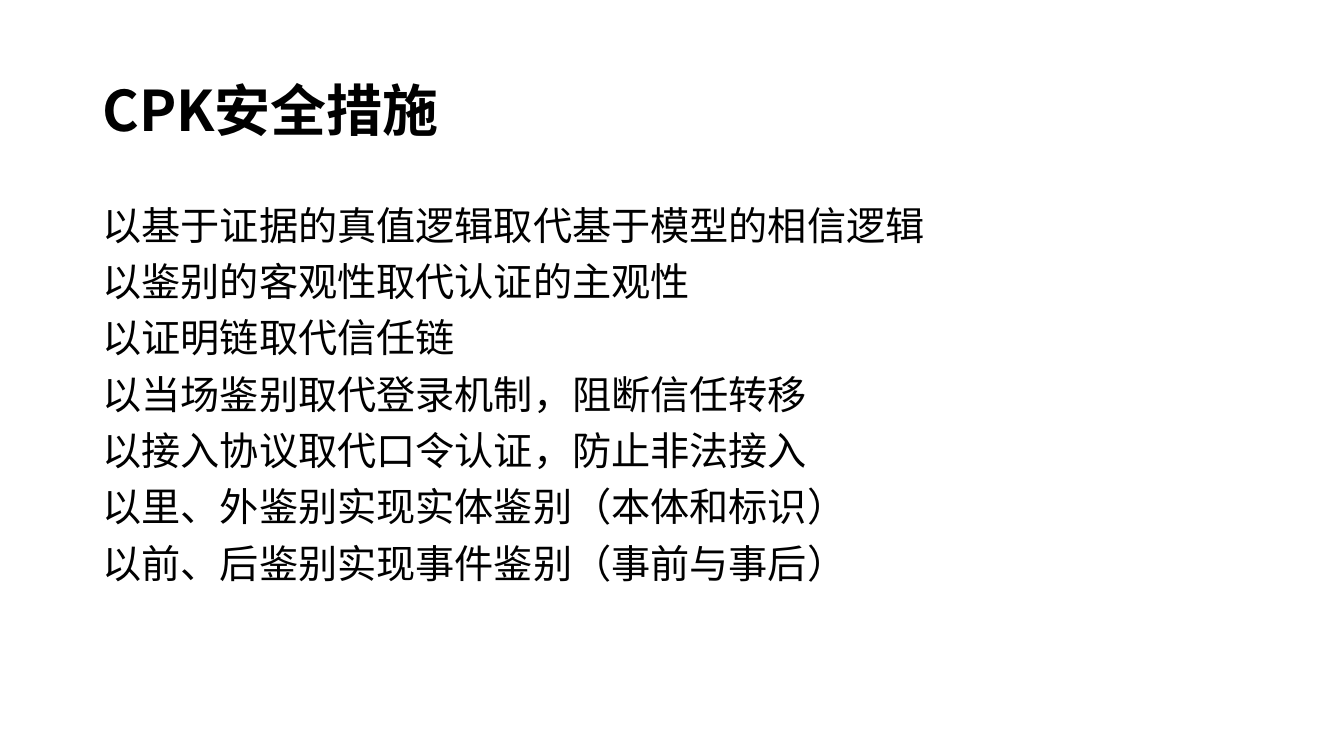
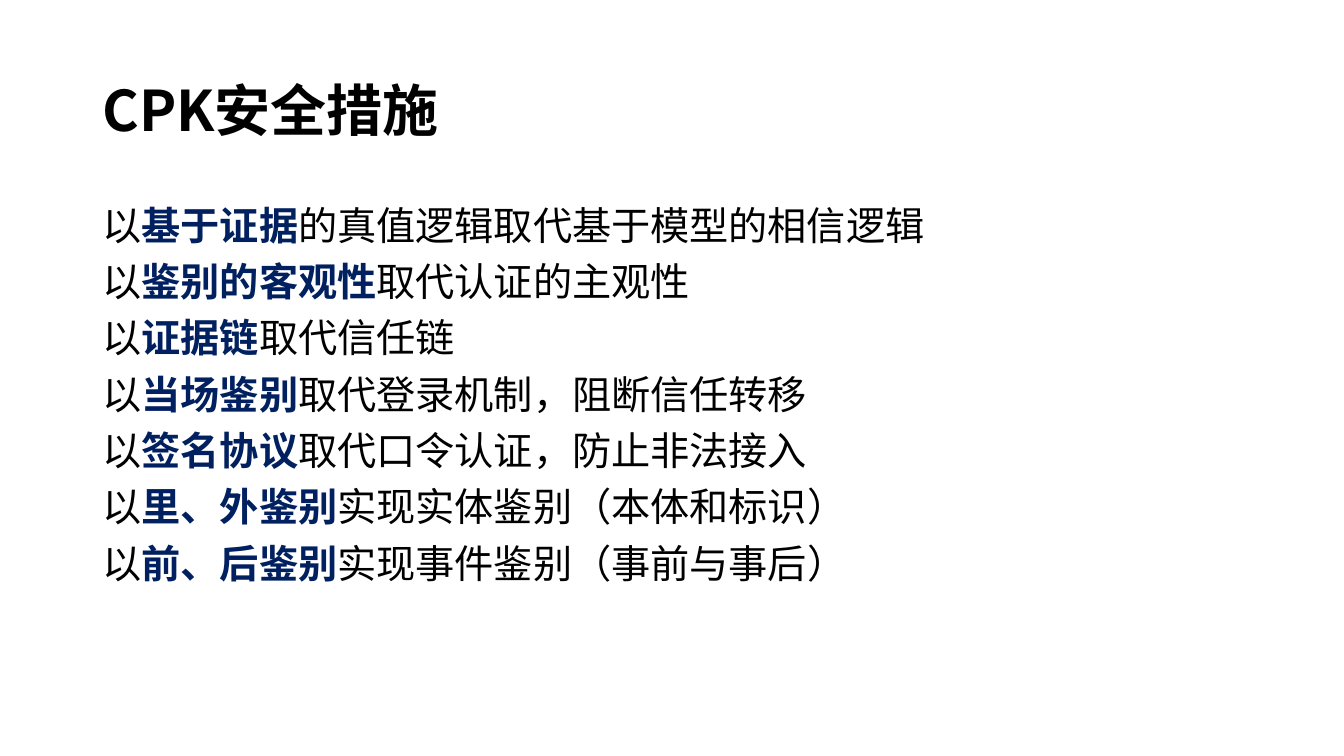
Before and after one commit to CombinedPublicKey/Website, a slide deck: slide 6 of slides/CPK系统(中).pptx. Drawn at 1344x756 pixels with LibreOffice and Linux fonts; fonts in the diff are those of the drawing. Boxes give left, top, right and bottom in pixels: in the first picture for what was removed or moved away, otherwise in the second. Text is boxed around its words. In the diff, an @@ line names an element or a change of style, - is before the commit and + after.

```diff
--- a/slides/CPK系统(中).pptx
+++ b/slides/CPK系统(中).pptx
@@ text at (102,206,924,582): text colour #000000 to #002060, bold on in "以基于证据的真值逻辑取代基于模型的相信逻辑", "以鉴别的客观性取代认证的主观性", "以当场鉴别取代登录机制，阻断信任转移", "以里、外鉴别实现实体鉴别（本体和标识）" and 1 more places @@
@@ text at (102,318,454,356): text changed @@
-以证明链取代信任链
+以证据链取代信任链
@@ text at (102,431,807,469): text changed @@
-以接入协议取代口令认证，防止非法接入
+以签名协议取代口令认证，防止非法接入
```
Also in this commit, not shown: 6 other slides changed, 1 slide removed.
